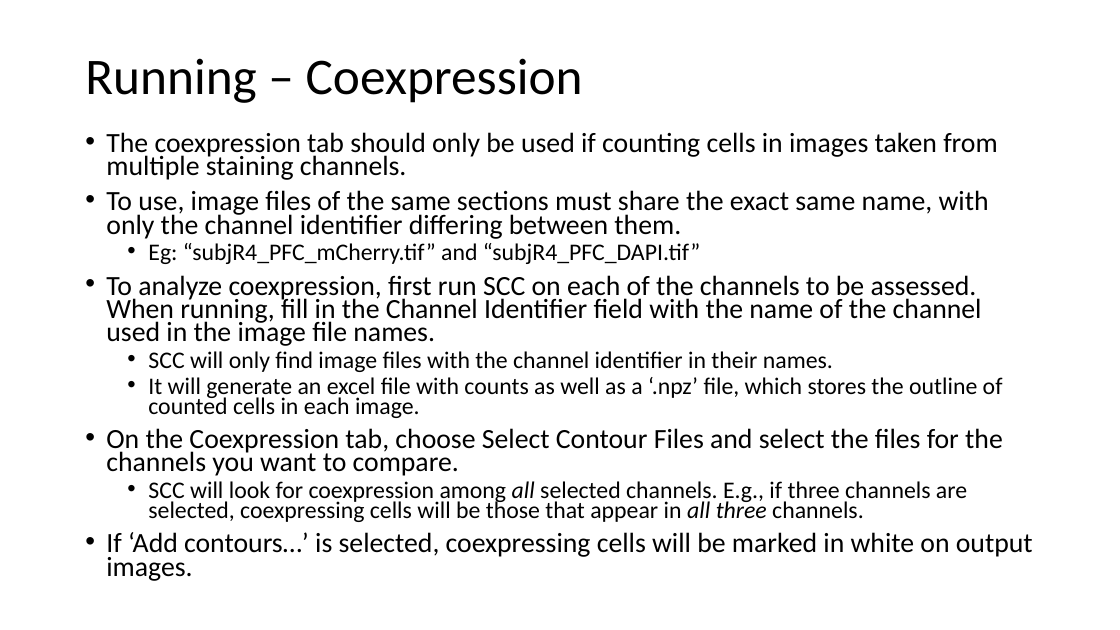
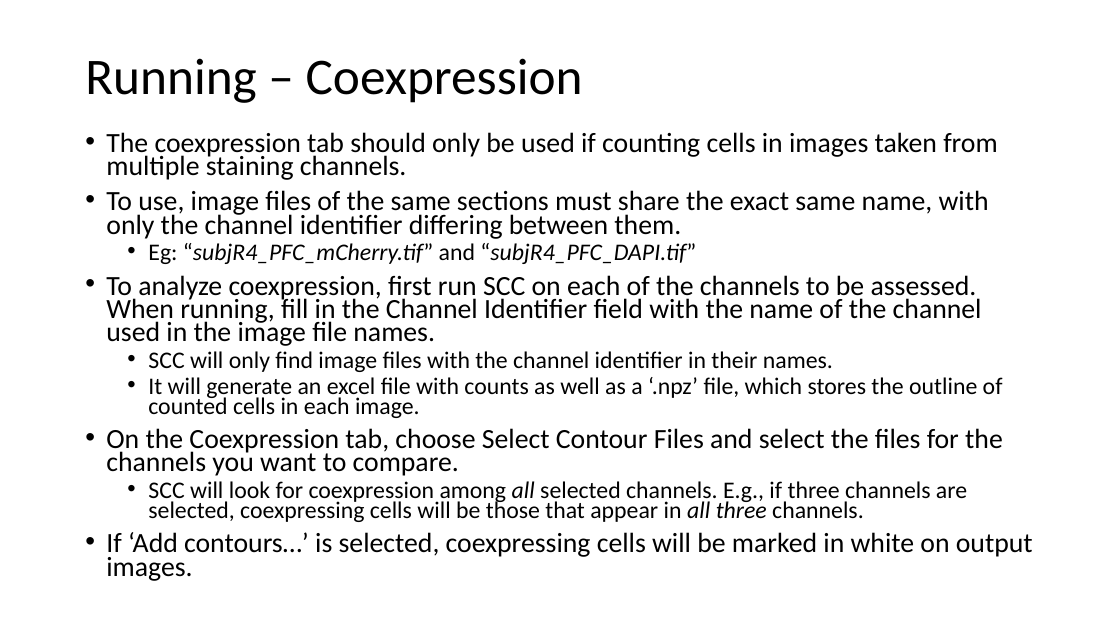
Before and after one commit to aneeshbal/SimpylCellCounter, a slide deck: slide 7 of Tutorials/scc2.0Protocols.pptx (slide 6 before the commit). Drawn at 1120x630 pixels with LibreOffice and Linux fonts; fonts in the diff are those of the drawing. Boxes give left, top, right and bottom in pixels: in the first picture for what was removed or moved away, otherwise in the second. Text is boxed around its words. In the diff, an @@ line names an element or a change of style, - is before the commit and + after.

```diff
--- a/Tutorials/scc2.0Protocols.pptx
+++ b/Tutorials/scc2.0Protocols.pptx
@@ text at <box>148,243,696,264</box>: italic on in "“subjR4_PFC_mCherry.tif” “subjR4_PFC_DAPI.tif”" @@
```
Also in this commit, not shown: 7 other slides changed, 2 slides added, 1 slide removed, 1 other file.
